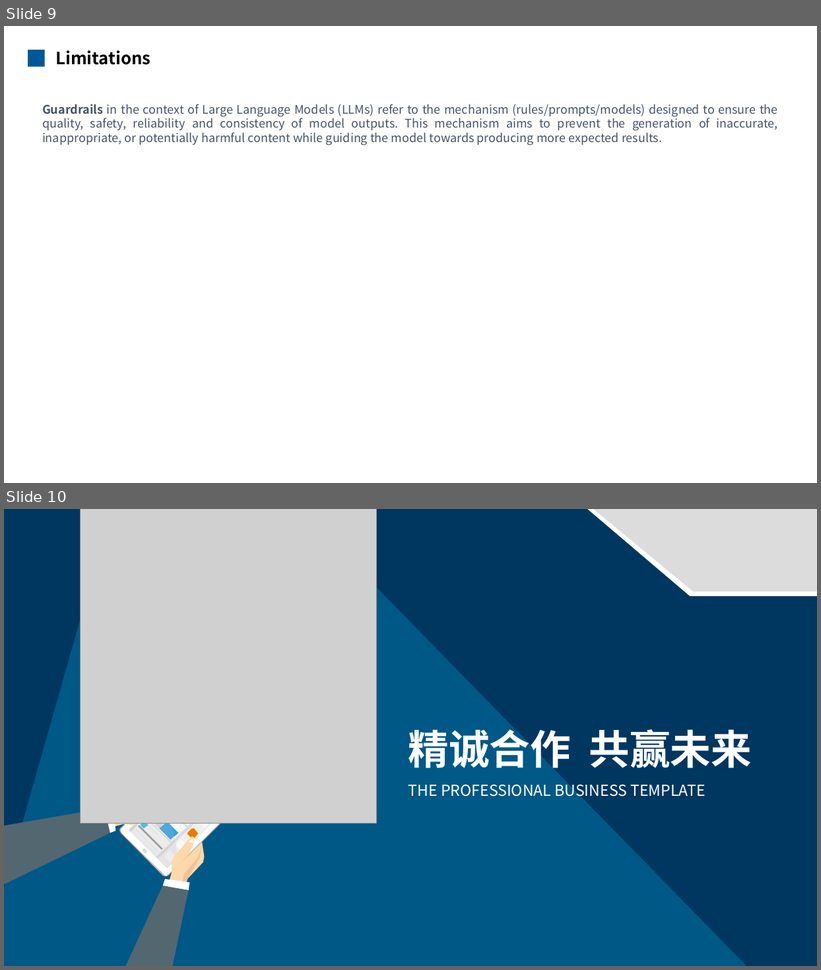
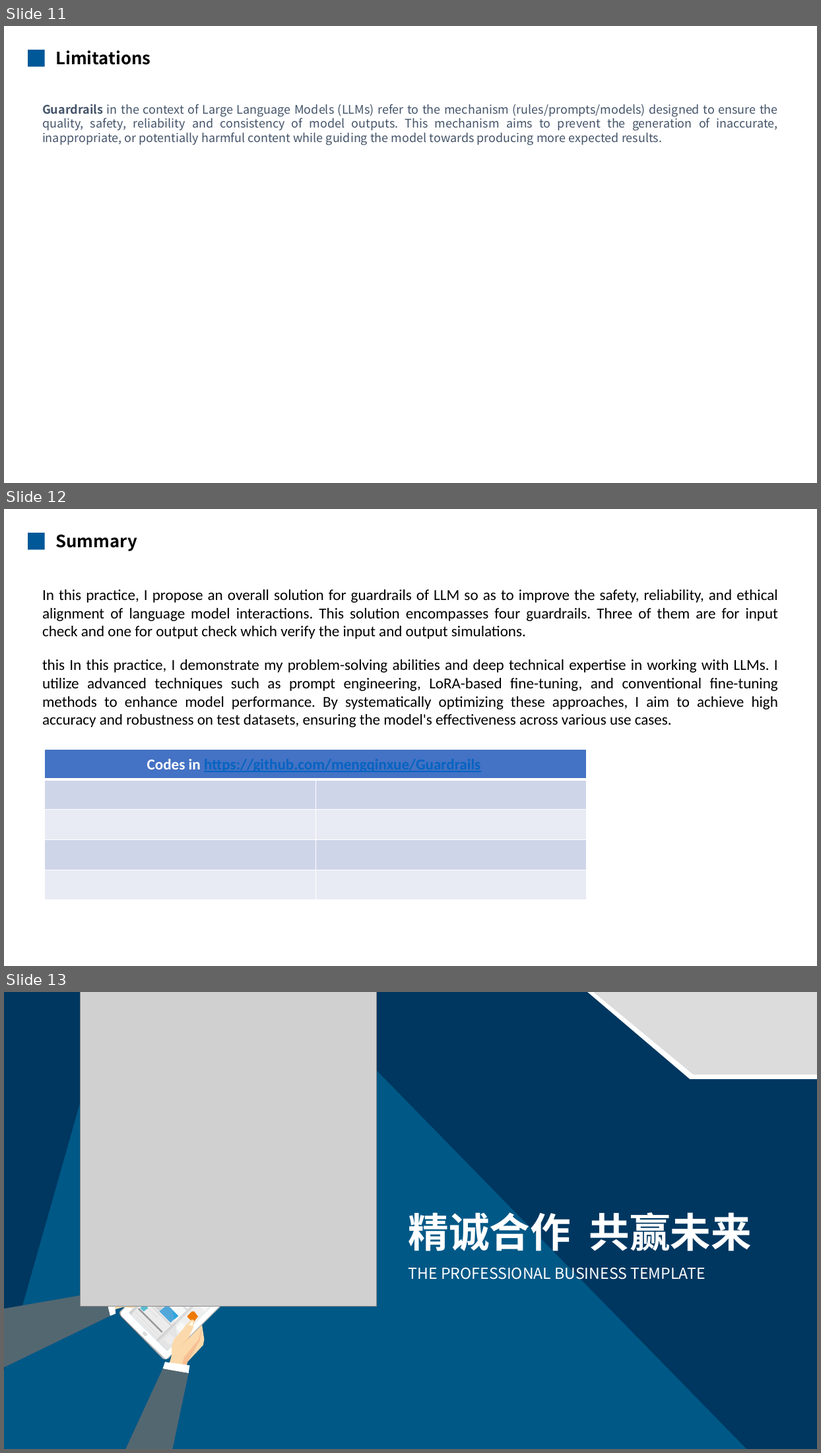
Before and after one commit to mengqinxue/Guardrails, a slide deck: docs/Guardrails Presentation.pptx. Shown one above the other, each under a label of ours: slides 9 and 10 before the commit, slides 11, 12 and 13 after it. The pictures are 821x970 and 821x1453 pixels, drawn with LibreOffice and Linux fonts; fonts in the diff are those of the drawing; grey boxes stand for pictures. Boxes give left, top, right and bottom in pixels: in the first picture for what was removed or moved away, otherwise in the second. Text is boxed around its words. In the diff, an @@ line names an element or a change of style, - is before the commit and + after.

```diff
--- a/docs/Guardrails Presentation.pptx
+++ b/docs/Guardrails Presentation.pptx
@@ slide 12 added at (4, 509, 817, 966), background #FFFFFF @@
@@ rectangle added at (28, 533, 45, 550), fill #005898 @@
@@ text added at (55, 534, 137, 551), 20 pt, text #000000, bold @@
+Summary
@@ text added at (42, 590, 778, 727), 18 pt, text #000000 @@
+In this practice, I propose an overall solution for guardrails of LLM so as to improve the safety, reliability, and ethical alignment of language model interactions. This solution encompasses four guardrails. Three of them are for input check and one for output check which verify the input and output simulations.
+this In this practice, I demonstrate my problem-solving abilities and deep technical expertise in working with LLMs. I utilize advanced techniques such as prompt engineering, LoRA-based fine-tuning, and conventional fine-tuning methods to enhance model performance. By systematically optimizing these approaches, I aim to achieve high accuracy and robustness on test datasets, ensuring the model's effectiveness across various use cases.
@@ table added at (45, 749, 587, 900), 5 rows, 2 columns @@
+Codes in https://github.com/mengqinxue/Guardrails | 
+ | 
+ | 
+ | 
+ | 
@@ what was slide 9 is now slide 11 @@
@@ what was slide 10 is now slide 13 @@
```
Also in this commit, not shown: 4 slides changed, 2 other slides added, 4 other files.
